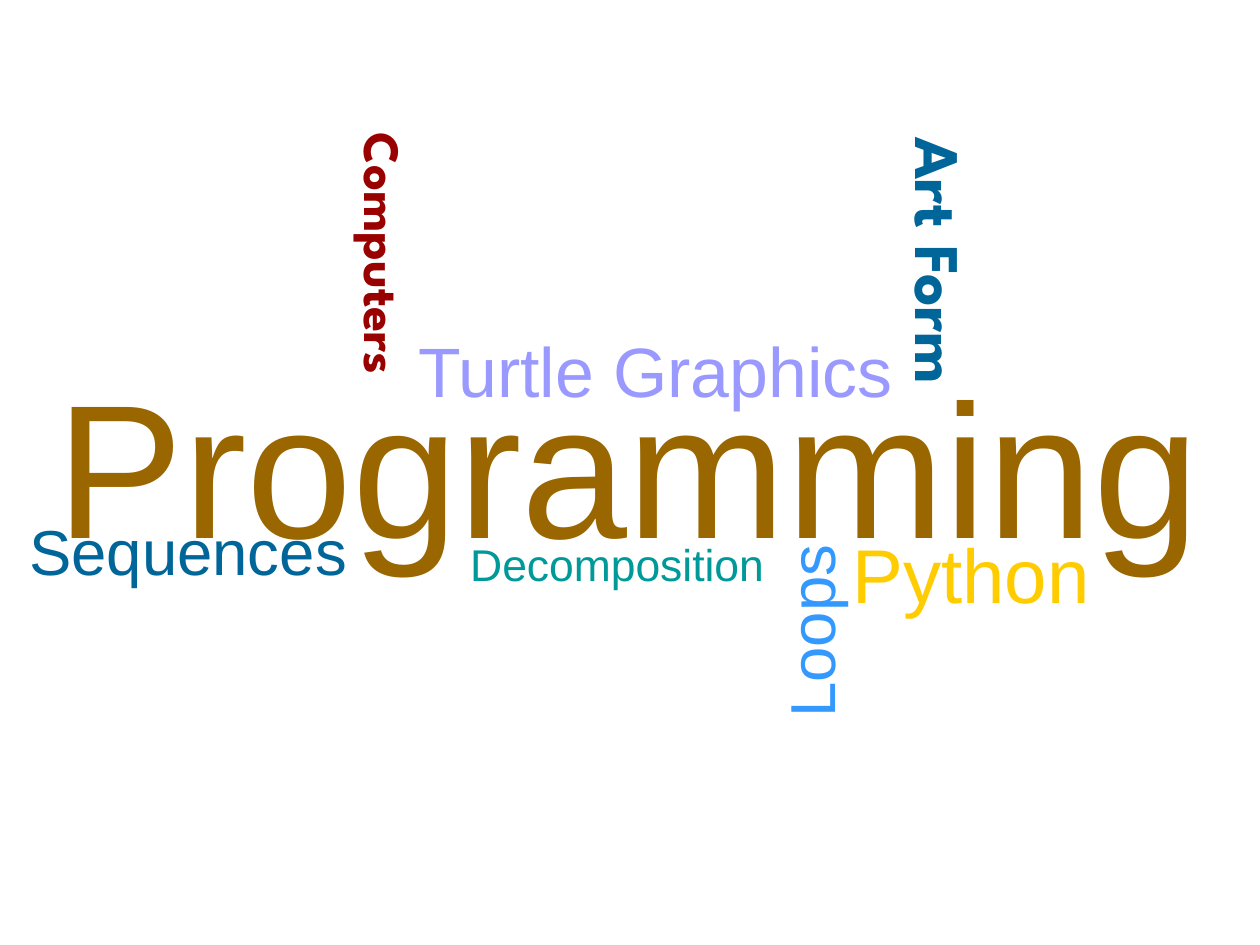
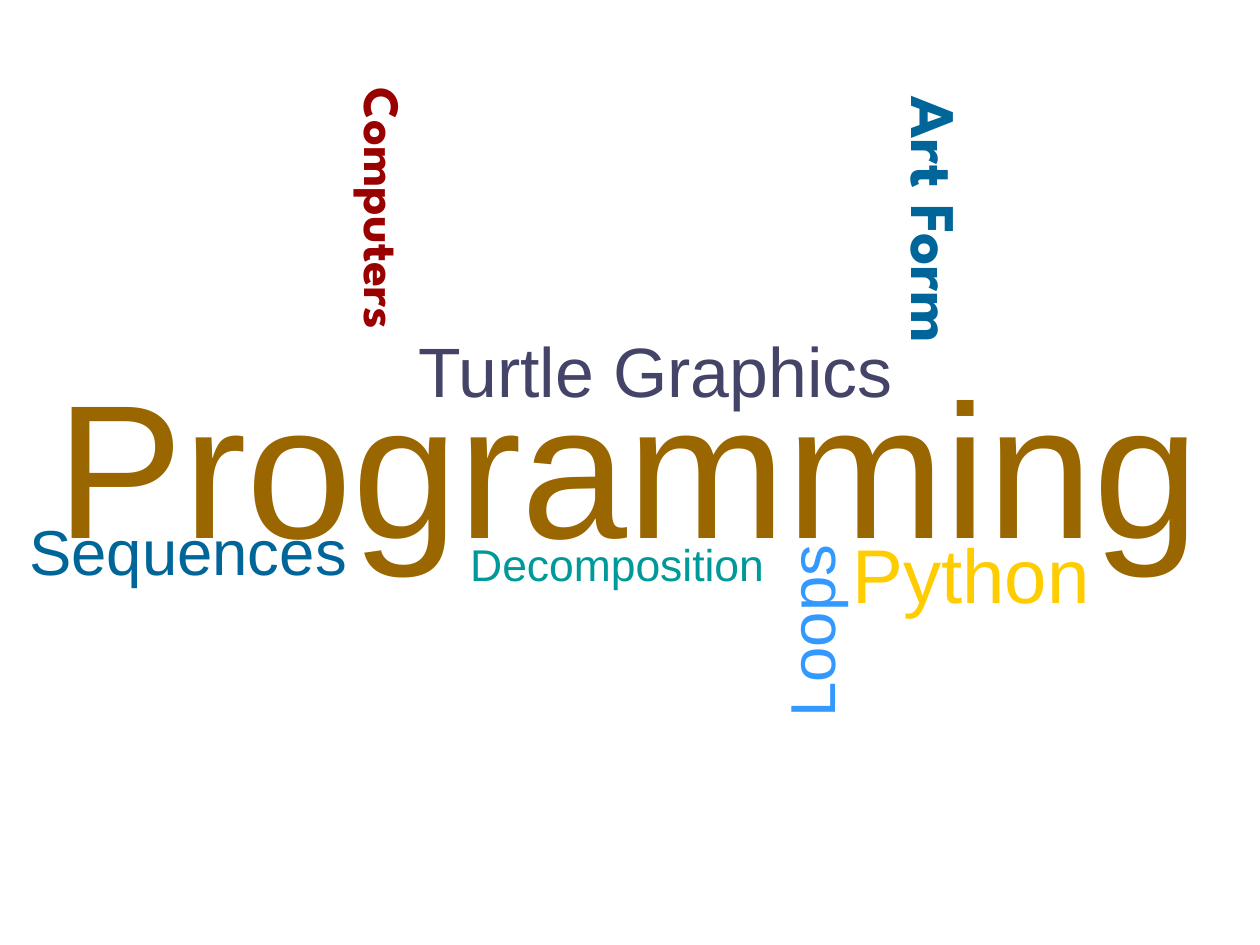
Before and after one commit to MarkGadsby/TeachingNotes, a slide deck: slide 1 of GeneralTextFiles/Markdown_BSC_Notes/Slides_HoneyCombe.odp. Drawn at 1260x945 pixels with LibreOffice and Linux fonts; fonts in the diff are those of the drawing; background and template pictures are left out. Boxes give left, top, right and bottom in pixels: in the first picture for what was removed or moved away, otherwise in the second. Text is boxed around its words. In the diff, an @@ line names an element or a change of style, - is before the commit and + after.

```diff
--- a/GeneralTextFiles/Markdown_BSC_Notes/Slides_HoneyCombe.odp
+++ b/GeneralTextFiles/Markdown_BSC_Notes/Slides_HoneyCombe.odp
@@ text "Computers": place and size @@
-text "Computers" at [347, 157, 423, 367]
+text "Computers" at [347, 112, 423, 322]
@@ text "Art Form": place and size @@
-text "Art Form" at [894, 146, 989, 379]
+text "Art Form" at [890, 106, 985, 339]
@@ text "Turtle Graphics" at [418, 346, 892, 411]: text colour #9999FF to #444468 @@
```
Also in this commit, not shown: 2 other slides changed, 2 slides added, 2 slides removed, 1 other file.
